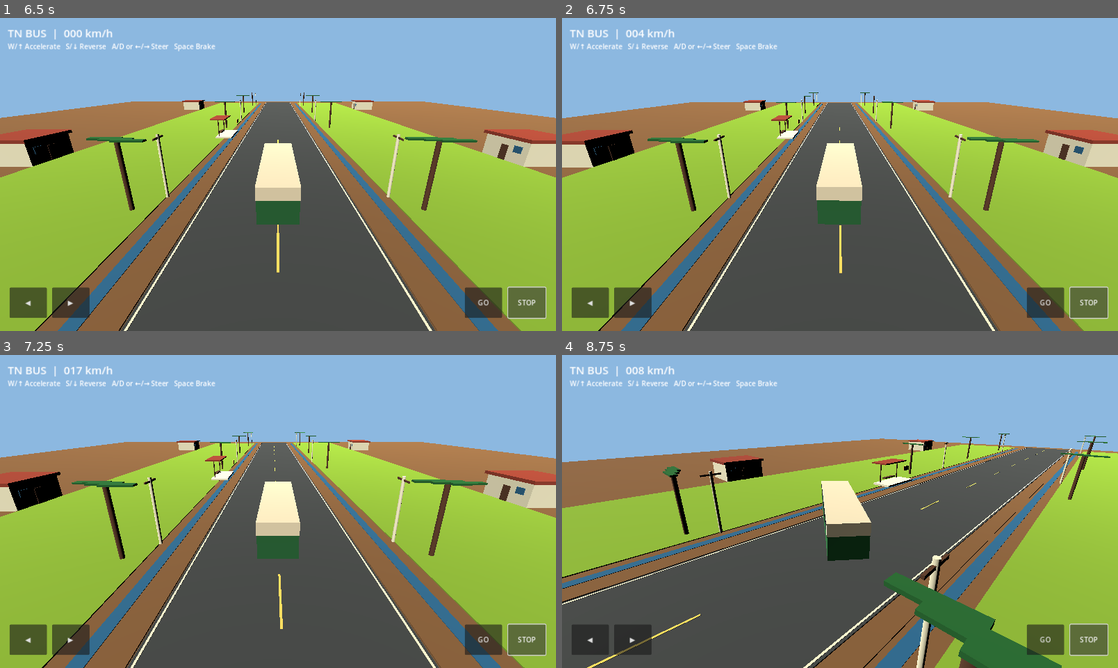
Above: before the commit, frames 1-4 (two rows, left to right).
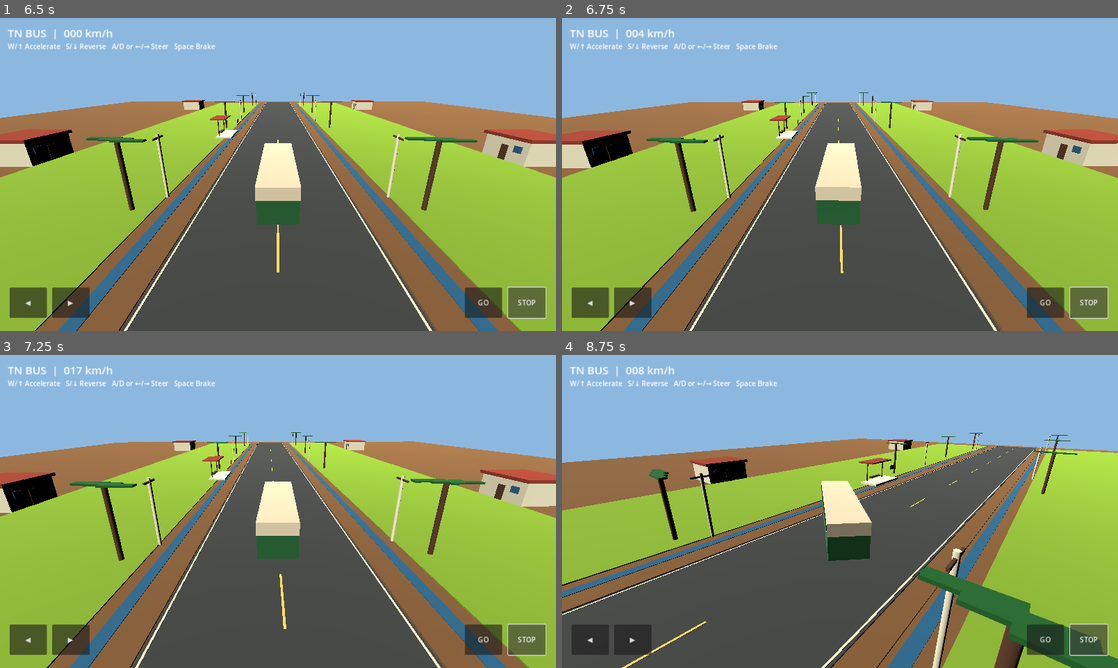
Above: after the commit, the same moments.

Repository: gokulmaniraj2008-collab/3d-
Game: Godot game, scene res://main.tscn
The game is run twice, just before and just after one commit, with the same random seed, the same clock (stepped at 60 frames per second) and the same inputs.
Inputs:
- Up to frame 1 (6.5 s): click "GO" at 0.5 s; click "GO" at 1.25 s; click "◀" at 2 s; click "▶" at 2.75 s; click "STOP" at 3.5 s; tap Enter at 4.25, 5.75 s; hold D (steer_right) 4.28-5.03 s; tap Space (brake) at 5 s; hold Space (brake) 5.03-5.78 s; hold D (steer_right) from 5.78 s (still down)
- Up to frame 2 (6.75 s): tap Space (brake) at 6.5 s; release D (steer_right) at 6.53 s; hold W (accelerate) from 6.53 s (still down)
- Up to frame 3 (7.25 s): keep holding W (accelerate)
- Up to frame 4 (8.75 s): release W (accelerate) at 7.28 s; hold A (steer_left) from 7.28 s (still down)

Frame 1 is identical in both runs. In frame 2, 2.8% of the frame differs, in the area x 0-100%, y 23-100%; in frame 3, 5.5%; in frame 4, 19%, in the area x 0-100%, y 24-100%.

Commit message:
Phase 4 driving: speed-sensitive steering, handbrake and safe doors

Diff:
--- a/TN_BUS_STUDIO/Godot/TN_Bus_Simulator/scripts/bus.gd
+++ b/TN_BUS_STUDIO/Godot/TN_Bus_Simulator/scripts/bus.gd
@@ -8,6 +8,13 @@
 const REVERSE_MAX_SPEED := 5.0
 const COAST_DRAG := 2.0
 const STEERING_RESPONSE := 3.0
+const HANDBRAKE_DECEL := 18.0
+const LOW_SPEED_TURN_FACTOR := 0.22
+const HIGH_SPEED_STEER_FACTOR := 0.45
+var handbrake_on := false
+var handbrake_touch := false
+var doors_open := false
+var gear := 1 # 1 forward, -1 reverse; direction changes require stopping
 var steering_angle := 0.0
 var speed := 0.0
 var throttle_touch := false
@@ -60,7 +67,11 @@
 func drive(delta: float, throttle: float, steering: float, braking: bool) -> void:
     throttle = clampf(throttle, -1.0, 1.0)
     steering = clampf(steering, -1.0, 1.0)
-    if braking:
+    if handbrake_on or handbrake_touch:
+        speed = move_toward(speed, 0.0, HANDBRAKE_DECEL * delta)
+    elif doors_open:
+        speed = move_toward(speed, 0.0, BRAKE * delta)
+    elif braking:
         speed = move_toward(speed, 0.0, BRAKE * delta)
     elif absf(throttle) > 0.01:
         var target_speed := throttle * (MAX_SPEED if throttle > 0.0 else REVERSE_MAX_SPEED)
@@ -73,9 +84,20 @@
         speed = move_toward(speed, 0.0, COAST_DRAG * delta)
     steering_angle = move_toward(steering_angle, steering, STEERING_RESPONSE * delta)
     if absf(speed) > 0.05:
-        rotation.y += steering_angle * TURN_RATE * delta * signf(speed) * minf(absf(speed) / 4.0, 1.0)
+        var speed_ratio: float = clampf(absf(speed) / MAX_SPEED, 0.0, 1.0)
+        var steer_factor: float = lerpf(1.0, HIGH_SPEED_STEER_FACTOR, speed_ratio)
+        rotation.y += steering_angle * TURN_RATE * steer_factor * delta * signf(speed) * lerpf(LOW_SPEED_TURN_FACTOR, 1.0, clampf(absf(speed) / 4.0, 0.0, 1.0))
     velocity = -global_transform.basis.z * speed
     move_and_slide()
+
+func toggle_handbrake() -> void:
+    handbrake_on = not handbrake_on
+
+func set_doors_open(open: bool) -> bool:
+    if open and absf(speed) > 0.1:
+        return false
+    doors_open = open
+    return true
 
 func _physics_process(delta: float) -> void:
     var throttle := Input.get_action_strength("accelerate") - Input.get_action_strength("reverse")
